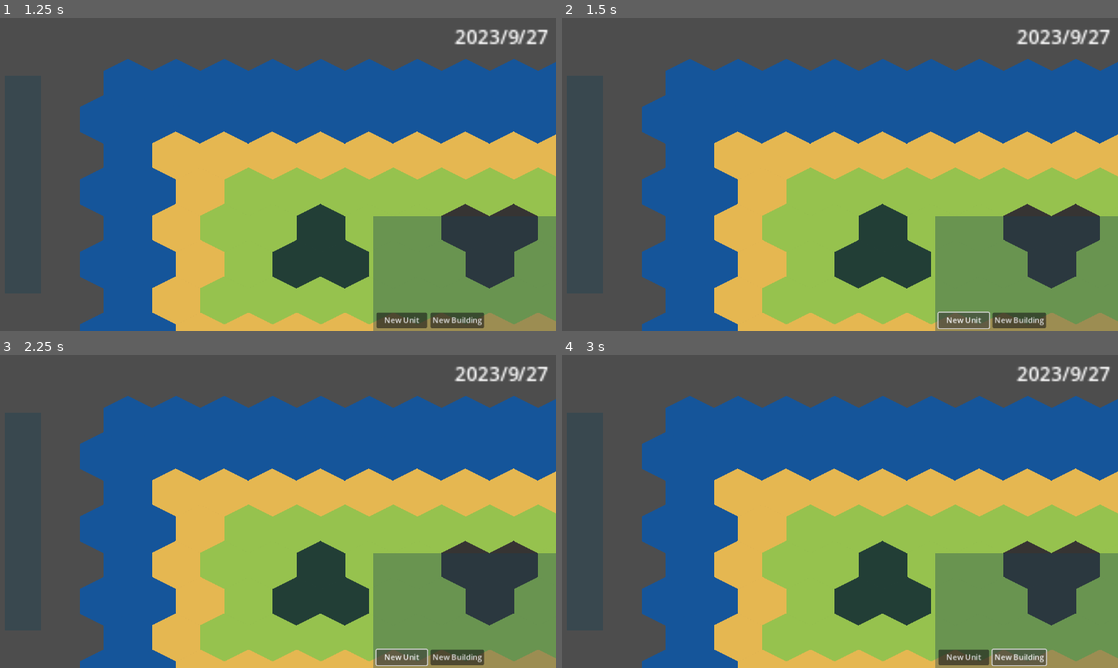
Above: before the commit, frames 1-4 (two rows, left to right).
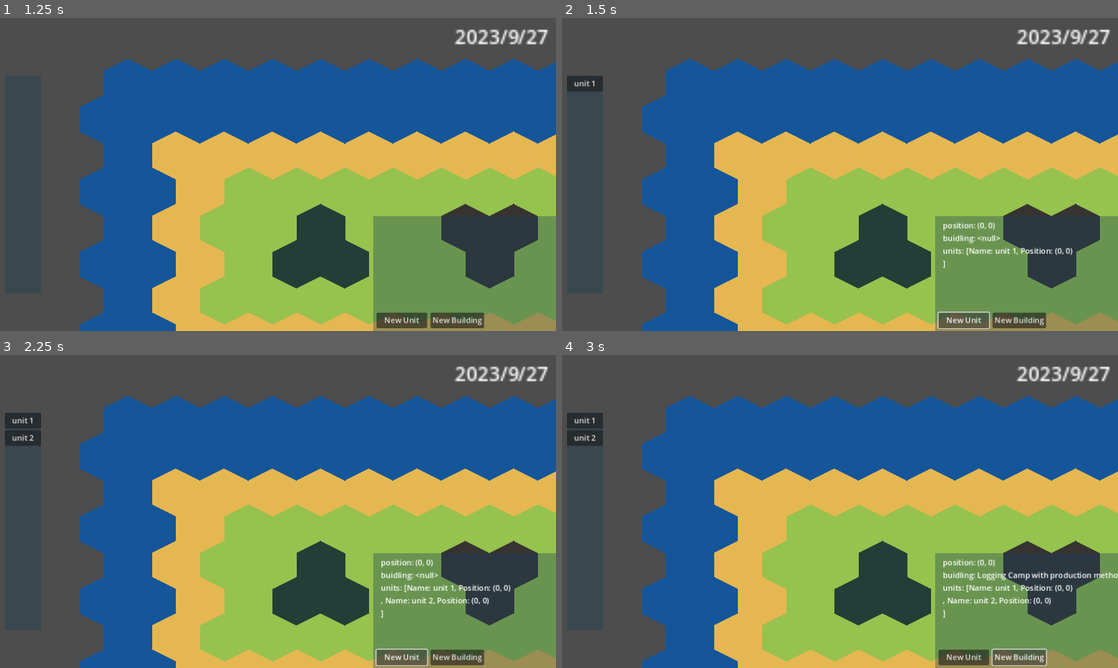
Above: after the commit, the same moments.

Repository: Z-Puyu/project-archaetech
Game: Godot game, scene res://common/main.tscn
Same seed, same stepped clock (60 frames per second), same inputs: the game is played once before the commit and once after it. The engine's default icon, where the game draws it, is replaced by a stand-in: a white triangle on a blue panel in a dark square.
Inputs:
- Up to frame 1 (1.25 s): click "Play" at 0.5 s
- Up to frame 2 (1.5 s): click "New Unit" at 1.25 s
- Up to frame 3 (2.25 s): click "New Unit" at 2 s
- Up to frame 4 (3 s): click "New Building" at 2.75 s

Frame 1 is identical in both runs. In frame 2, 0.8% of the frame differs, in the area x 0-92%, y 18-80%; in frame 3, 1.2%; in frame 4, 1.5%, in the area x 0-100%, y 18-84%.
Error before the commit: Parse Error: Preload file "res://common/resources/collectibles/FoodResource.tres" does not exist. (res://static/ResourceManager.gd:14)

Commit message:
Test building icons

Diff:
--- a/assets/buildings/ForestryBuilding.tscn
+++ b/assets/buildings/ForestryBuilding.tscn
@@ -2,10 +2,10 @@
 
 [ext_resource type="Script" path="res://common/buildings/ProductionBuilding.gd" id="1_5j6vv"]
 [ext_resource type="Resource" uid="uid://bvtxum4q5uj0v" path="res://common/jobs/WoodcutterJob.tres" id="2_abv27"]
-[ext_resource type="Texture2D" uid="uid://qdayjcnwae7i" path="res://icon.svg" id="2_c62ao"]
 [ext_resource type="Script" path="res://common/buildings/ProductionMethod.gd" id="2_ctvx2"]
 [ext_resource type="Script" path="res://common/buildings/BuildingData.gd" id="3_mphjg"]
 [ext_resource type="Resource" uid="uid://bx07rulho34t1" path="res://common/resources/basic/WoodResource.tres" id="4_ptska"]
+[ext_resource type="Texture2D" uid="uid://bfdfuv51e64ww" path="res://gfx/map-objects/buildings/ForestryBuilding.png" id="5_ap3gh"]
 
 [sub_resource type="Resource" id="Resource_rthfi"]
 script = ExtResource("2_ctvx2")
@@ -17,6 +17,7 @@
 [sub_resource type="Resource" id="Resource_f3a54"]
 script = ExtResource("3_mphjg")
 name = "Logging Camp"
+icon = ExtResource("5_ap3gh")
 width = 1
 height = 1
 cost = {
@@ -31,5 +32,4 @@
 data = SubResource("Resource_f3a54")
 
 [node name="Sprite2D" type="Sprite2D" parent="."]
-scale = Vector2(0.34, 0.34)
-texture = ExtResource("2_c62ao")
+texture = ExtResource("5_ap3gh")
--- a/common/buildings/BuildingData.gd
+++ b/common/buildings/BuildingData.gd
@@ -1,7 +1,7 @@
 class_name BuildingData extends Resource
 
 @export var name: String
-# @export var built_texture: Texture
+@export var icon: Texture
 # @export var unbuilt_texture: Texture
 @export var width: int = 1
 @export var height: int = 1 # The actual height will be 2h - 1 for aesthetic purposes
--- a/common/world.tscn
+++ b/common/world.tscn
@@ -7,6 +7,7 @@
 [ext_resource type="PackedScene" uid="uid://dwmspwwtu1d2d" path="res://interface/InGameUI.tscn" id="6_8lgig"]
 
 [sub_resource type="TileSetAtlasSource" id="TileSetAtlasSource_u45k1"]
+resource_name = "MAIN_LAYER"
 texture = ExtResource("1_8u1nl")
 margins = Vector2i(10, 10)
 separation = Vector2i(10, 0)
--- a/static/ResourceManager.gd
+++ b/static/ResourceManager.gd
@@ -11,9 +11,9 @@
 	HIGH_END
 }
 
-const FOOD = preload("res://common/resources/collectibles/FoodResource.tres")
-const WODD = preload("res://common/resources/collectibles/WoodResource.tres")
-const MINERAL = preload("res://common/resources/collectibles/MineralResource.tres")
+const FOOD = preload("res://common/resources/basic/FoodResource.tres")
+const WODD = preload("res://common/resources/basic/WoodResource.tres")
+const MINERAL = preload("res://common/resources/basic/MineralResource.tres")
 var resources: Dictionary
 
 func _ready():
Binary file added: gfx/map-objects/buildings/ForestryBuilding.png
Not shown, added: gfx/map-objects/buildings/ForestryBuilding.png.import
